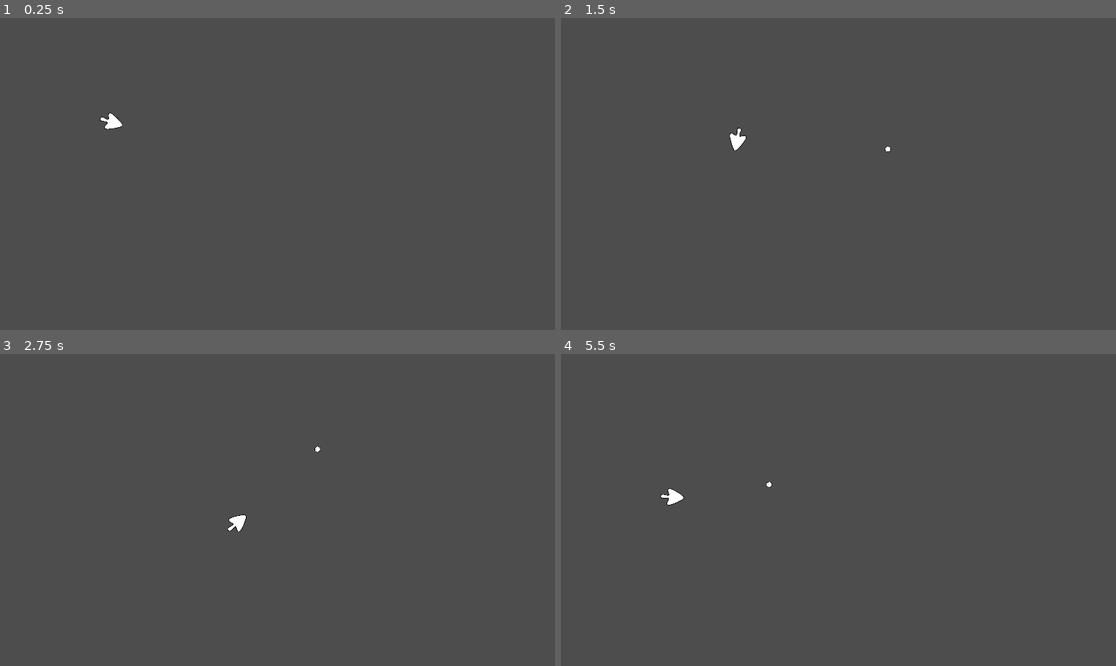
Above: before the commit, frames 1-4 (two rows, left to right).
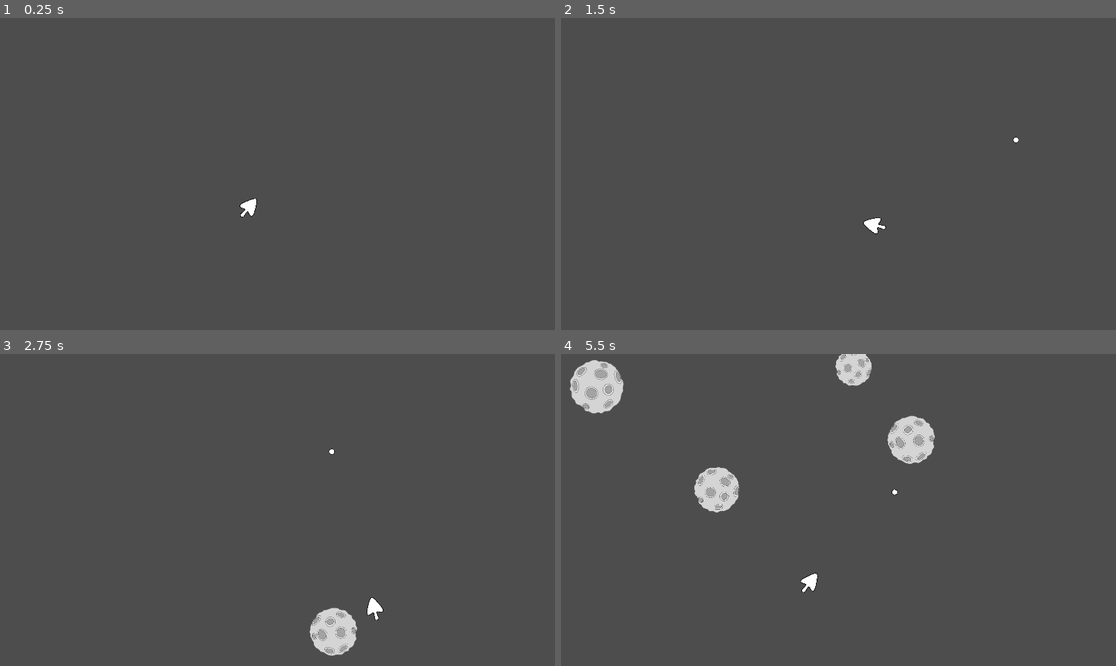
Above: after the commit, the same moments.

Repository: BoloYon/Asteroids
Game: Godot game, scene res://Scenes/Main Levels/Level 1.tscn
Two runs of this game, one before a commit and one after it. Both use one fixed random seed, a clock stepped at 60 frames per second and the inputs below. Before the commit the project starts from res://Scenes/Player/Ship/Player Skins/Player_Default.tscn.
Inputs (mouse positions are in pixels of both pictures, inside the frame that each line leads up to):
- Up to frame 1 (0.25 s): no input
- Up to frame 2 (1.5 s): tap Enter at 0.5 s; move the mouse to (960, 158) at 0.52 s; press the mouse at (960, 158) at 0.53 s; hold D (MoveRight) 0.53-1.28 s; move the mouse to (727, 189) at 1.27 s; release the mouse at (727, 189) at 1.28 s; hold S (MoveDown) from 1.28 s (still down); click (727, 189) at 1.35 s
- Up to frame 3 (2.75 s): move the mouse to (333, 441) at 2.02 s; release S (MoveDown) at 2.03 s; press the mouse at (333, 441) at 2.03 s; hold D (MoveRight) from 2.03 s (still down)
- Up to frame 4 (5.5 s): move the mouse to (810, 572) at 2.77 s; release D (MoveRight) at 2.78 s; release the mouse at (810, 572) at 2.78 s; hold W (MoveUp) 2.78-3.53 s; click (810, 572) at 2.85 s; move the mouse to (1005, 556) at 3.52 s; press the mouse at (1005, 556) at 3.53 s; hold A (MoveLeft) 3.53-5.03 s; move the mouse to (672, 463) at 4.27 s; release the mouse at (672, 463) at 4.28 s; click (672, 463) at 4.35 s; move the mouse to (866, 510) at 5.02 s; press the mouse at (866, 510) at 5.03 s; hold S (MoveDown) from 5.03 s (still down)

The runs differ from the first frame. In frame 1, 0.2% of the frame differs, in the area x 18-47%, y 30-64%; in frame 2, 0.3%; in frame 3, 1.3%; in frame 4, 4.0%, in the area x 1-68%, y 0-77%.

Commit message:
========================== 🌠 Asteroids Project – Dev Log (v0.1.1) 🗓️ Date: July 13, 2025 🧠 Session Theme: Spawning & Inward-Facing Asteroids ==========================
🐞 Bugs Squashed
    -Resolved issue where pressing three movement keys caused overlapping speed boosts
        -Handled via input count tracking and logic gating

🚀 New Features
    -Asteroid scene created with random motion and scale
        -Speed and direction randomized within per-instance ranges
        -Asteroids clean up after their lifetime expires
    -Spawner system implemented
        -Spawns asteroids just outside screen bounds on any edge
        -Asteroids aim inward using rotation toward the player with slight random offset
        -Spawn interval controlled via cooldown system

🎨 Art Assets Added
    -Added 1 asteroid sprite

🍽️ What’s Next
    -Asteroid collision + break-apart behavior
    -Bullet impact detection
    -Score system and HUD
    -Enemy design and behavior setup

Diff:
--- /dev/null
+++ b/Scenes/Asteroids/Asteroid_Default.tscn
@@ -0,0 +1,21 @@
+[gd_scene load_steps=4 format=3 uid="uid://dy4ld7f8qqmrb"]
+
+[ext_resource type="Script" uid="uid://djma2hf8tcjlp" path="res://Scripts/Asteroids/Asteroid_Functionality.gd" id="1_xb1l8"]
+[ext_resource type="Texture2D" uid="uid://3njvldvg1nxd" path="res://Sprites/Asteroids/Asteroid Basic.png" id="2_kj541"]
+
+[sub_resource type="CircleShape2D" id="CircleShape2D_a2w70"]
+radius = 1055.18
+
+[node name="AsteroidDefault" type="Node2D"]
+position = Vector2(960, 679)
+scale = Vector2(0.12, 0.12)
+script = ExtResource("1_xb1l8")
+lifetime = 10.0
+
+[node name="Sprite2D" type="Sprite2D" parent="."]
+texture = ExtResource("2_kj541")
+
+[node name="Area2D" type="Area2D" parent="."]
+
+[node name="CollisionShape2D" type="CollisionShape2D" parent="Area2D"]
+shape = SubResource("CircleShape2D_a2w70")
--- /dev/null
+++ b/Scenes/Main Levels/Level 1.tscn
@@ -0,0 +1,12 @@
+[gd_scene load_steps=3 format=3 uid="uid://bdkyfar1vhp0"]
+
+[ext_resource type="PackedScene" uid="uid://b746qw4euf53o" path="res://Scenes/Player/Ship/Player Skins/Player_Default.tscn" id="1_bexes"]
+[ext_resource type="PackedScene" uid="uid://b5v0wnts3n0vj" path="res://Scenes/Spawners/Spawner.tscn" id="2_rn67t"]
+
+[node name="Level1" type="Node2D"]
+
+[node name="PlayerDefault" parent="." instance=ExtResource("1_bexes")]
+position = Vector2(860, 657)
+
+[node name="Spawner" parent="." instance=ExtResource("2_rn67t")]
+position = Vector2(469, 169)
--- a/Scenes/Player/Ship/Bullet Skins/Bullet_Default.tscn
+++ b/Scenes/Player/Ship/Bullet Skins/Bullet_Default.tscn
@@ -8,7 +8,6 @@
 
 [node name="BulletDefault" type="Area2D"]
 z_index = -1
-position = Vector2(1003, 946)
 scale = Vector2(0.01, 0.01)
 script = ExtResource("1_n77jl")
 bullet_speed = 800.0
--- a/Scenes/Player/Ship/Player Skins/Player_Default.tscn
+++ b/Scenes/Player/Ship/Player Skins/Player_Default.tscn
@@ -7,7 +7,7 @@
 size = Vector2(60, 83)
 
 [node name="PlayerDefault" type="CharacterBody2D"]
-position = Vector2(385, 360)
+position = Vector2(512, 241)
 motion_mode = 1
 script = ExtResource("1_dgq2h")
 
@@ -17,7 +17,7 @@
 scale = Vector2(0.04, 0.04)
 texture = ExtResource("2_imd0c")
 
-[node name="CollisionShape2D" type="CollisionShape2D" parent="."]
+[node name="Player_Hitbox" type="CollisionShape2D" parent="."]
 position = Vector2(0, 1.83588e-06)
 rotation = 1.5708
 shape = SubResource("RectangleShape2D_wxgq8")
--- /dev/null
+++ b/Scenes/Spawners/Spawner.tscn
@@ -0,0 +1,12 @@
+[gd_scene load_steps=3 format=3 uid="uid://b5v0wnts3n0vj"]
+
+[ext_resource type="Script" uid="uid://d0k1lau1pgopj" path="res://Scripts/Spawners/Spawner_Functionality.gd" id="1_alich"]
+[ext_resource type="PackedScene" uid="uid://dy4ld7f8qqmrb" path="res://Scenes/Asteroids/Asteroid_Default.tscn" id="2_sx76e"]
+
+[node name="Spawner" type="Node2D"]
+script = ExtResource("1_alich")
+Asteroid_Scene = ExtResource("2_sx76e")
+
+[node name="Line2D" type="Line2D" parent="."]
+visible = false
+points = PackedVector2Array(0, 0, 3020, 0)
--- /dev/null
+++ b/Scripts/Asteroids/Asteroid_Functionality.gd
@@ -0,0 +1,16 @@
+extends Node2D
+
+@export var lifetime: float
+@export var size: float
+
+var accel : float
+
+func _ready():
+	scale = Vector2(size, size)
+func _physics_process(delta: float) -> void:
+	move_asteroid(delta)
+
+func move_asteroid(delta: float):
+	position += Vector2.RIGHT.rotated(rotation) * accel * delta
+	await get_tree().create_timer(15).timeout
+	self.queue_free()
--- /dev/null
+++ b/Scripts/GLOBALS/GameManager.gd
@@ -0,0 +1,6 @@
+extends Node
+
+var player_pos : Vector2
+
+func set_player_pos(pos : Vector2):
+	player_pos = pos
--- a/Scripts/Player/Bullet_Functionality.gd
+++ b/Scripts/Player/Bullet_Functionality.gd
@@ -5,6 +5,5 @@
 
 func _physics_process(delta: float) -> void:
 	position += Vector2.RIGHT.rotated(rotation) * bullet_speed * delta
-	#Lifetime - 6 seconds
 	await get_tree().create_timer(lifetime).timeout
 	self.queue_free()
--- a/Scripts/Player/Player_Functionality.gd
+++ b/Scripts/Player/Player_Functionality.gd
@@ -15,6 +15,7 @@
 	#Shoot if shoot button is pressed
 	if Input.is_action_pressed("Shoot") and can_shoot:
 		shoot()
+	GameManager.set_player_pos(self.position)
 
 
 
@@ -34,24 +35,41 @@
 
 	#Initializing logic that detects if we are currently going diagonal
 	var diag_active := false
+	var three_buttons := false
+	var count := 0
 
-	#Combination
-	if Up and Right:
-		pos.y -= diag_accel
-		pos.x += diag_accel
-		diag_active = true
-	if Up and Left:
-		pos.y -= diag_accel
-		pos.x -= diag_accel
-		diag_active = true
-	if Down and Right:
-		pos.y += diag_accel
-		pos.x += diag_accel
-		diag_active = true
-	if Down and Left:
-		pos.y += diag_accel
-		pos.x -= diag_accel
-		diag_active = true
+	#Bug Fix: Holding W,A, and D or another combo of 3 numbers causes combination and regular speed to add together
+	#Error Fix
+	###
+	if Up:
+		count +=1
+	if Down:
+		count +=1
+	if Right:
+		count +=1
+	if Left:
+		count +=1
+
+	if count >= 3:
+		three_buttons = true
+	if not three_buttons:
+		#Combination
+		if Up and Right:
+			pos.y -= diag_accel
+			pos.x += diag_accel
+			diag_active = true
+		if Up and Left:
+			pos.y -= diag_accel
+			pos.x -= diag_accel
+			diag_active = true
+		if Down and Right:
+			pos.y += diag_accel
+			pos.x += diag_accel
+			diag_active = true
+		if Down and Left:
+			pos.y += diag_accel
+			pos.x -= diag_accel
+			diag_active = true
 
 	#Regular directions
 	if not diag_active:
@@ -66,7 +84,6 @@
 
 	#Set position
 	self.position = pos
-
 
 func shoot():
 	#Set boolean to false for cooldown
--- /dev/null
+++ b/Scripts/Spawners/Spawner_Functionality.gd
@@ -0,0 +1,68 @@
+extends Node2D
+
+@export var Asteroid_Scene : PackedScene
+@export var margin : int = 300
+
+var can_spawn = false
+
+func _ready():
+	#Avoids same set location when starting game
+	set_random_spawn()
+	#Gives player a chance to see the scene
+	await get_tree().create_timer(1).timeout
+	can_spawn = true
+
+func _physics_process(delta: float) -> void:
+	#Constantly get the player's position
+	get_player_pos()
+	#If cooldown is done, spawn asteroids and set a random spawn point
+	if can_spawn:
+		spawn_asteroid()
+		set_random_spawn()
+
+
+func get_player_pos():
+	look_at(GameManager.player_pos)
+
+func set_random_spawn():
+	#Get the viewport's visibility rectangle
+	var rect = get_viewport().get_visible_rect()
+
+	#Define the sides (edges) for easier understanding
+	var left = rect.position.x - margin
+	var right = rect.position.x + rect.size.x + margin
+	var up = rect.position.y - margin
+	var down = rect.position.y + rect.size.y + margin
+
+	#Make an array to randomly choose a number which corresponds to one of the directions
+	var directions = ["left", "right", "up", "down"]
+	var rand_picker = randi_range(0,3)
+	match directions[rand_picker]:
+		"left":
+			var rand = randf_range(up, down)
+			self.position = Vector2(left, rand)
+		"right":
+			var rand = randf_range(up, down)
+			self.position = Vector2(right, rand)
+		"up":
+			var rand = randf_range(left, right)
+			self.position = Vector2(rand, up)
+		"down":
+			var rand = randf_range(left, right)
+			self.position = Vector2(rand, down)
+
+func spawn_asteroid():
+	#Set boolean
+	can_spawn = false
+
+	var asteroid = Asteroid_Scene.instantiate()
+	asteroid.position = self.position
+	asteroid.size = randf_range(0.04, 0.12)
+	asteroid.rotation = self.rotation + (randf_range(0,0.5)) #Slight and random offset to avoid constant targeting
+	asteroid.accel = randf_range(100,340)
+	asteroid.lifetime = 10
+	get_parent().add_child(asteroid)
+
+	#Spawn Cooldown
+	await get_tree().create_timer(0.57).timeout
+	can_spawn = true
--- a/project.godot
+++ b/project.godot
@@ -11,9 +11,18 @@
 [application]
 
 config/name="Asteroids"
-run/main_scene="uid://b746qw4euf53o"
+run/main_scene="uid://bdkyfar1vhp0"
 config/features=PackedStringArray("4.4", "Forward Plus")
+run/max_fps=240
 config/icon="res://icon.svg"
+
+[autoload]
+
+GameManager="*res://Scripts/GLOBALS/GameManager.gd"
+
+[debug]
+
+settings/stdout/print_fps=true
 
 [display]
 
Not shown, changed: Notes/Bugs.txt
Not shown, added: Scripts/Asteroids/Asteroid_Functionality.gd.uid
Not shown, added: Scripts/GLOBALS/GameManager.gd.uid
Not shown, added: Scripts/Spawners/Spawner_Functionality.gd.uid
Binary file added: Sprites/Asteroids/Asteroid Basic.png
Not shown, added: Sprites/Asteroids/Asteroid Basic.png.import
Not shown, changed: git-go.cmd
